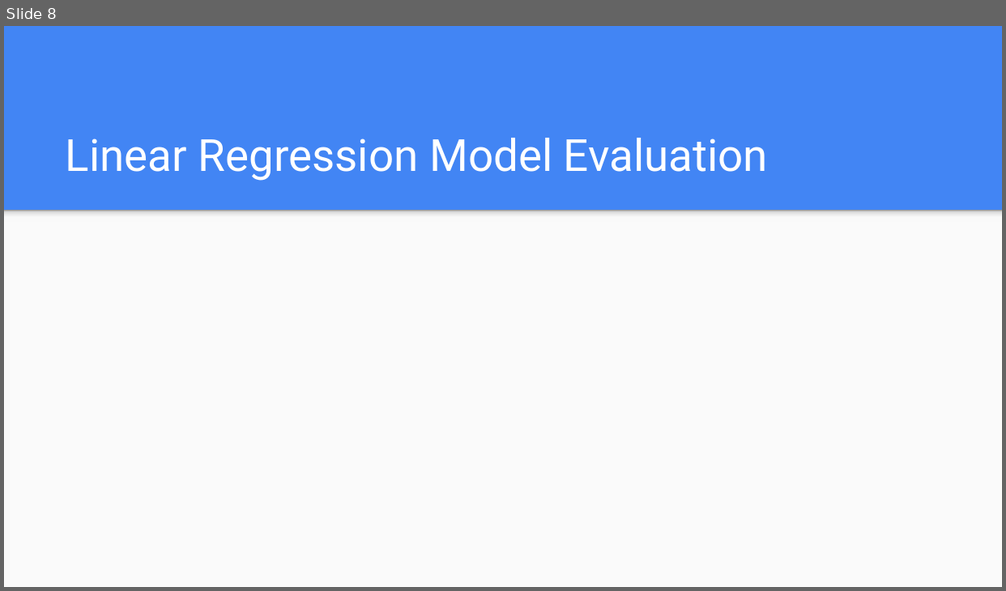
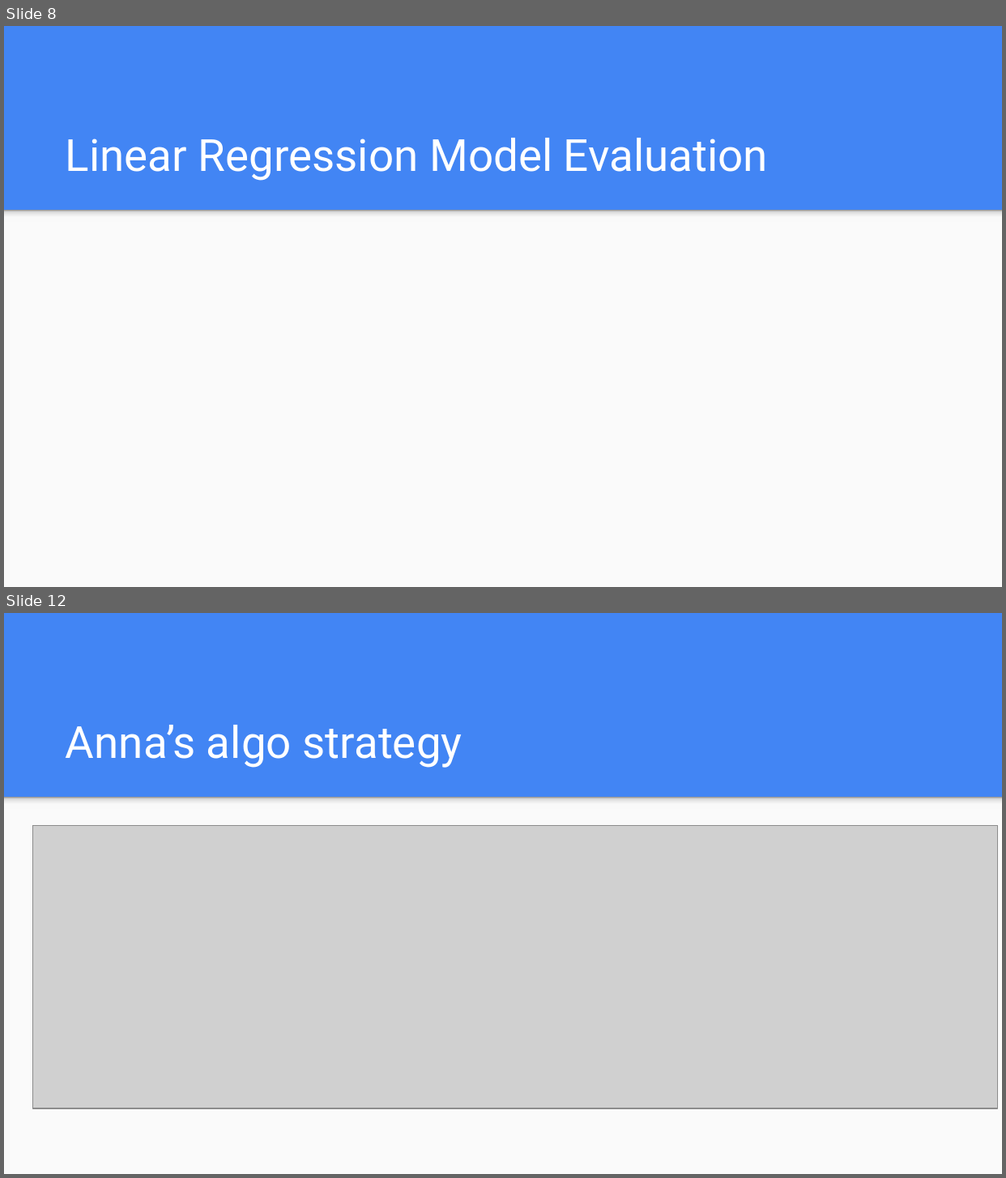
Before and after one commit to dukewoods/Project2_Trading_Algorithm, a slide deck: Resources/Project2.pptx. Shown one above the other, each under a label of ours: slide 8 before the commit, slides 8 and 12 after it; the slides between them are not shown. The pictures are 1006x591 and 1006x1178 pixels, drawn with LibreOffice and Linux fonts; fonts in the diff are those of the drawing; grey boxes stand for pictures. Boxes give left, top, right and bottom in pixels: in the first picture for what was removed or moved away, otherwise in the second. Text is boxed around its words. In the diff, an @@ line names an element or a change of style, - is before the commit and + after.

```diff
--- a/Resources/Project2.pptx
+++ b/Resources/Project2.pptx
@@ slide 12 added at bbox=[4, 613, 1002, 1174], background #4285F4; not listed: 2 template elements that a slide beside it also shows @@
@@ title added at bbox=[66, 725, 462, 768], 32 pt, text #FFFFFF @@
+Anna’s algo strategy
@@ picture added at bbox=[33, 825, 998, 1109] @@
```
Also in this commit, not shown: 5 slides changed, 6 other slides added, 4 slides removed.
